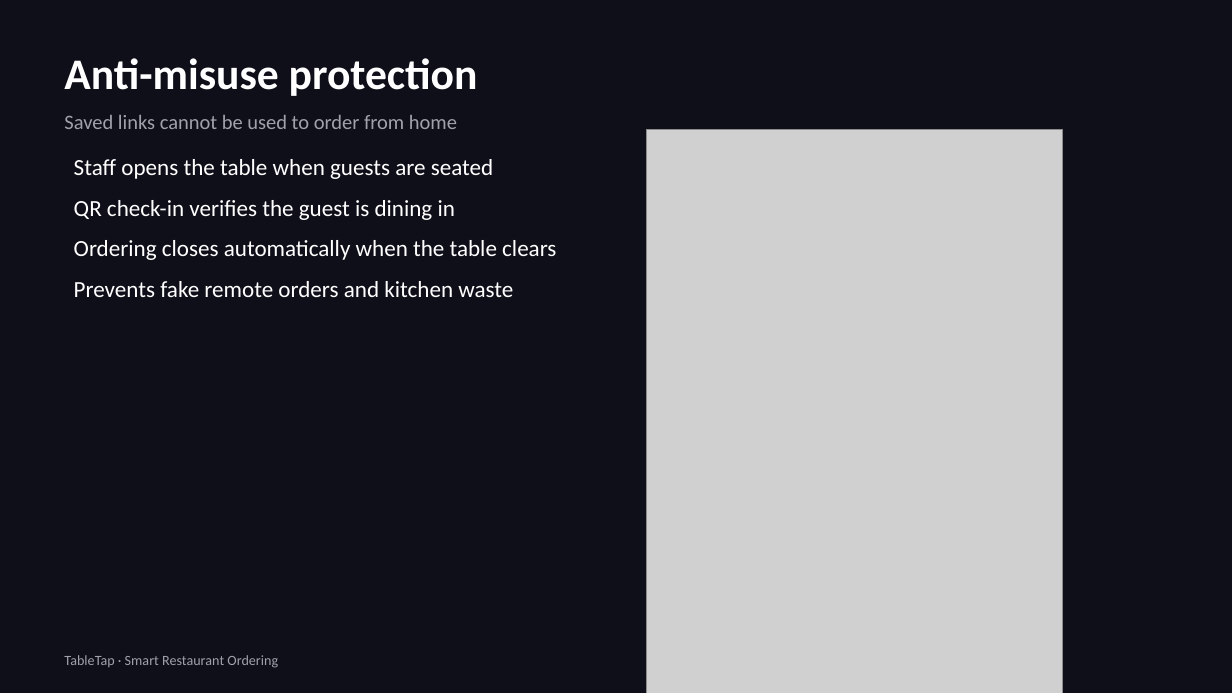
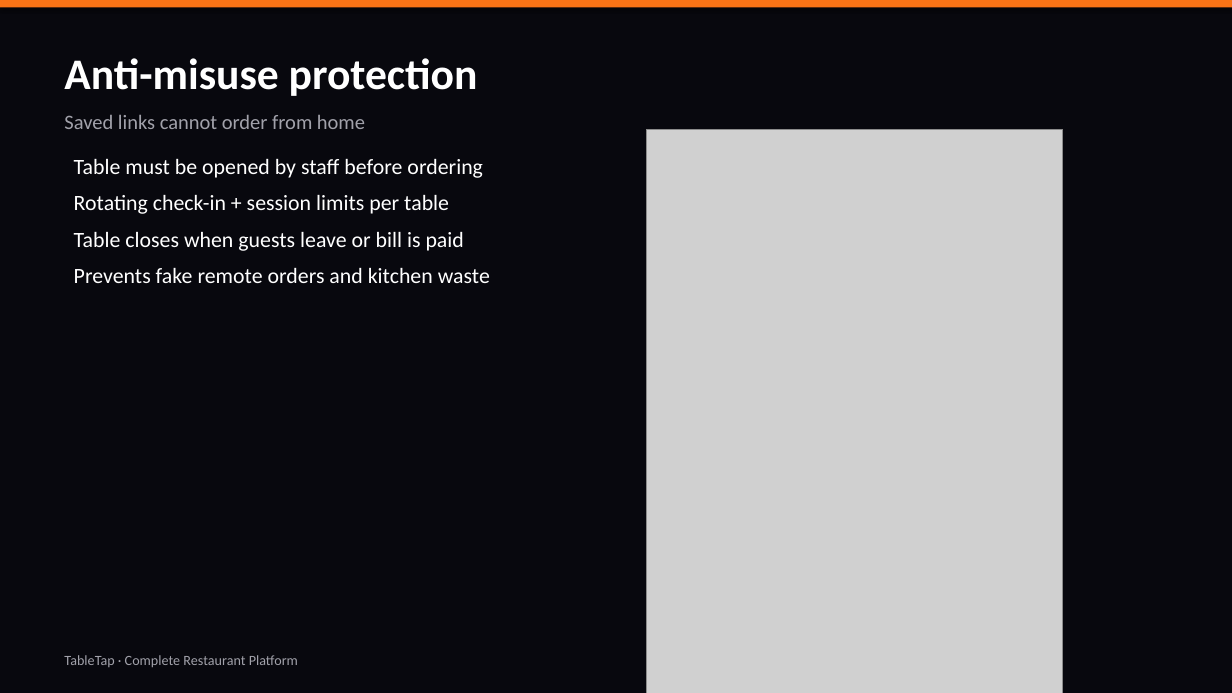
Before and after one commit to chandrasheker/order-on-the-fly, a slide deck: slide 5 of presentation/TableTap-Restaurant-Owner-Detailed-Deck.pptx. Drawn at 1232x693 pixels with LibreOffice and Linux fonts; fonts in the diff are those of the drawing; grey boxes stand for pictures. Boxes give left, top, right and bottom in pixels: in the first picture for what was removed or moved away, otherwise in the second. Text is boxed around its words. In the diff, an @@ line names an element or a change of style, - is before the commit and + after.

```diff
--- a/presentation/TableTap-Restaurant-Owner-Detailed-Deck.pptx
+++ b/presentation/TableTap-Restaurant-Owner-Detailed-Deck.pptx
@@ background #0F0F1A to #08080E @@
@@ rectangle added at bbox=[0, 0, 1232, 7], fill #F97316 @@
@@ text at bbox=[64, 115, 365, 129]: text changed @@
-Saved links cannot be used to order from home
+Saved links cannot order from home
@@ text at bbox=[74, 159, 483, 251]: text changed; size 18 to 17 pt @@
-Staff opens the table when guests are seated
-QR check-in verifies the guest is dining in
-Ordering closes automatically when the table clears
+Table must be opened by staff before ordering
+Rotating check-in + session limits per table
+Table closes when guests leave or bill is paid
@@ text at bbox=[74, 268, 490, 283]: size 18 to 17 pt in "Prevents fake remote orders and kitchen waste"; less space between paragraphs @@
@@ text at bbox=[64, 655, 298, 667]: text changed @@
-TableTap · Smart Restaurant Ordering
+TableTap · Complete Restaurant Platform
```
Also in this commit, not shown: 4 other slides changed, 13 slides added, 10 slides removed, 11 other files.
